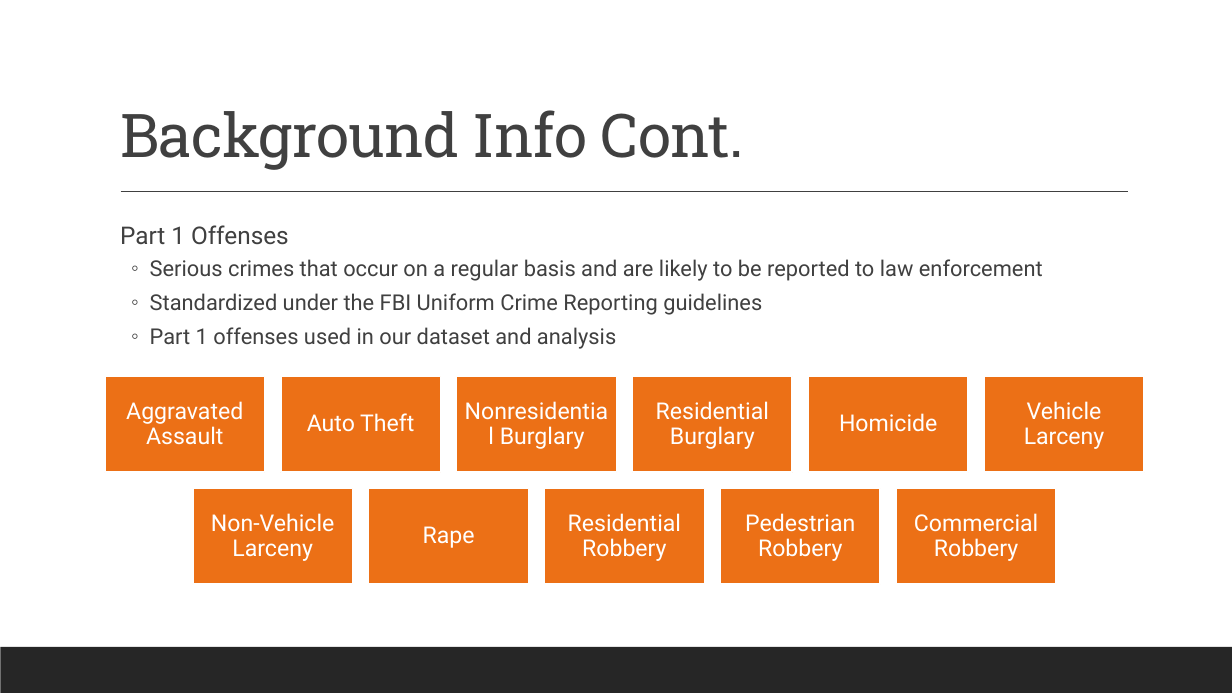
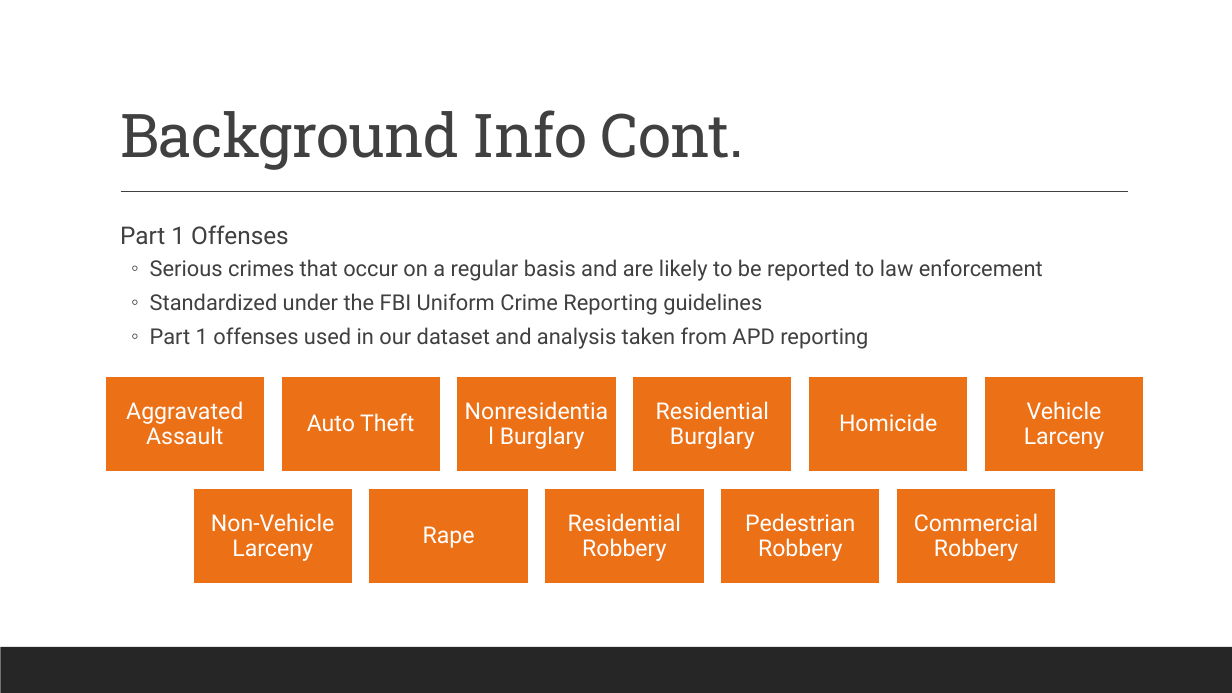
Before and after one commit to elqban753/ATL-weather-and-Crime, a slide deck: slide 4 of Crime Rate in relation to Weather in Atlanta.pptx. Drawn at 1232x693 pixels with LibreOffice and Linux fonts; fonts in the diff are those of the drawing. Boxes give left, top, right and bottom in pixels: in the first picture for what was removed or moved away, otherwise in the second. Text is boxed around its words. In the diff, an @@ line names an element or a change of style, - is before the commit and + after.

```diff
--- a/Crime Rate in relation to Weather in Atlanta.pptx
+++ b/Crime Rate in relation to Weather in Atlanta.pptx
@@ text at [150,327,868,349]: text changed @@
-  ◦ Part 1 offenses used in our dataset and analysis
+  ◦ Part 1 offenses used in our dataset and analysis taken from APD reporting
```
Also in this commit, not shown: 1 other slide changed.
